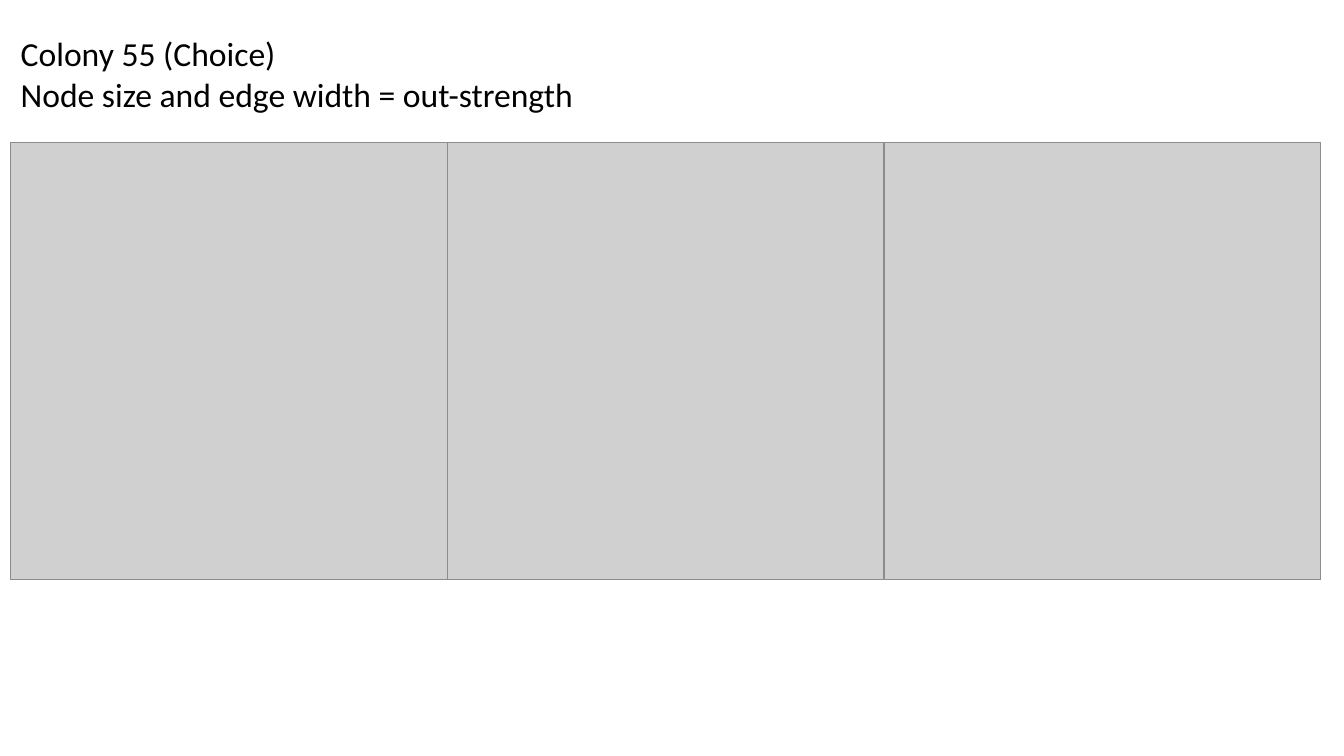
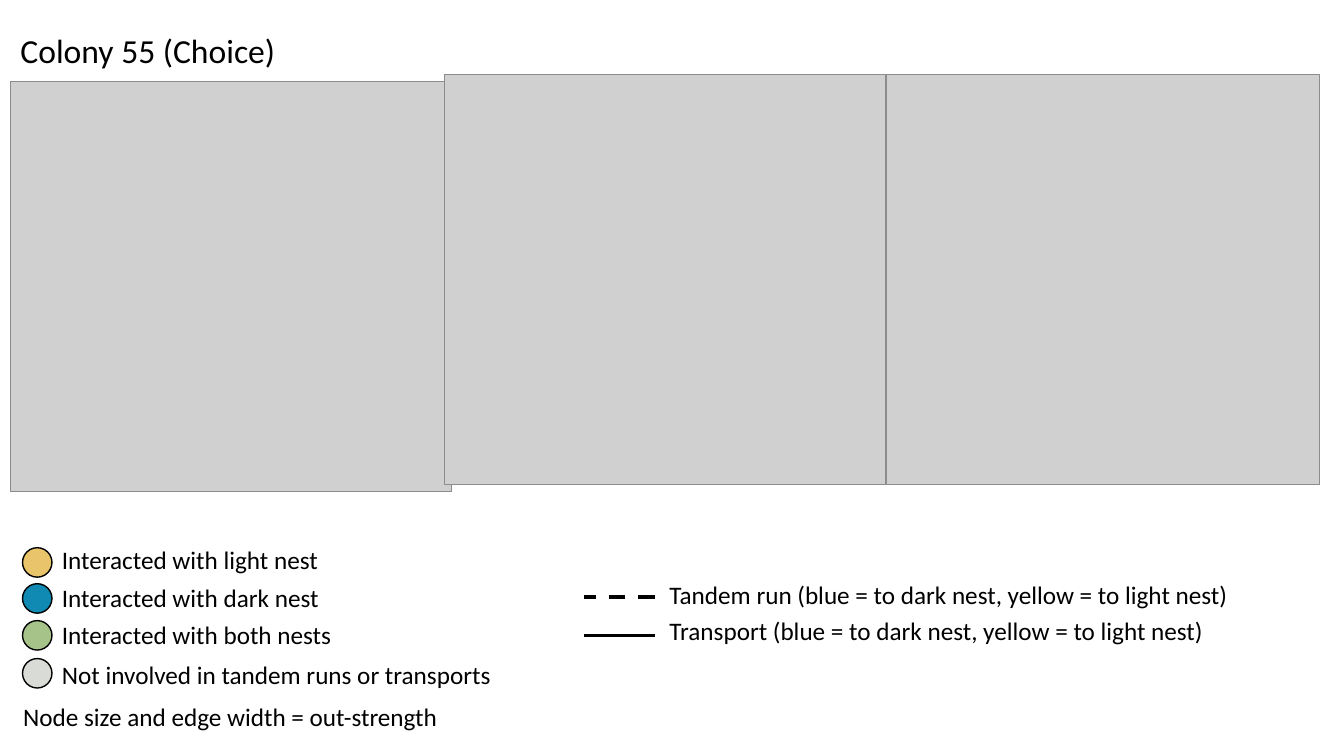
Before and after one commit to TovahKashetsky/collective_decision_experience, a slide deck: slide 3 of ant_sna_network_diagrams.pptx (slide 4 before the commit). Drawn at 1344x756 pixels with LibreOffice and Linux fonts; fonts in the diff are those of the drawing; grey boxes stand for pictures. Boxes give left, top, right and bottom in pixels: in the first picture for what was removed or moved away, otherwise in the second. Text is boxed around its words. In the diff, an @@ line names an element or a change of style, - is before the commit and + after.

```diff
--- a/ant_sna_network_diagrams.pptx
+++ b/ant_sna_network_diagrams.pptx
@@ text added at <box>20,38,275,69</box>, 24 pt, text #000000 @@
+Colony 55 (Choice)
@@ picture: place and size @@
-picture at <box>11,142,448,580</box>
+picture at <box>10,82,452,492</box>
@@ picture: place and size @@
-picture at <box>446,142,884,580</box>
+picture at <box>445,75,886,485</box>
@@ picture: place and size @@
-picture at <box>884,142,1321,580</box>
+picture at <box>887,75,1320,485</box>
@@ group added at <box>22,547,1227,688</box>: 6 texts, 4 ellipses, 2 lines @@
+Tandem run (blue = to dark nest, yellow = to light nest)
+Transport (blue = to dark nest, yellow = to light nest)
+Interacted with light nest
+Interacted with dark nest
+Interacted with both nests
+Not involved in tandem runs or transports
@@ text at <box>23,708,437,731</box>: text changed; size 24 to 18 pt @@
-Colony 55 (Choice)
-Node size and edge width = out-strength
+Node size and edge width = out-strength
```
Also in this commit, not shown: 4 other slides changed, 1 slide removed, 6 other files.
